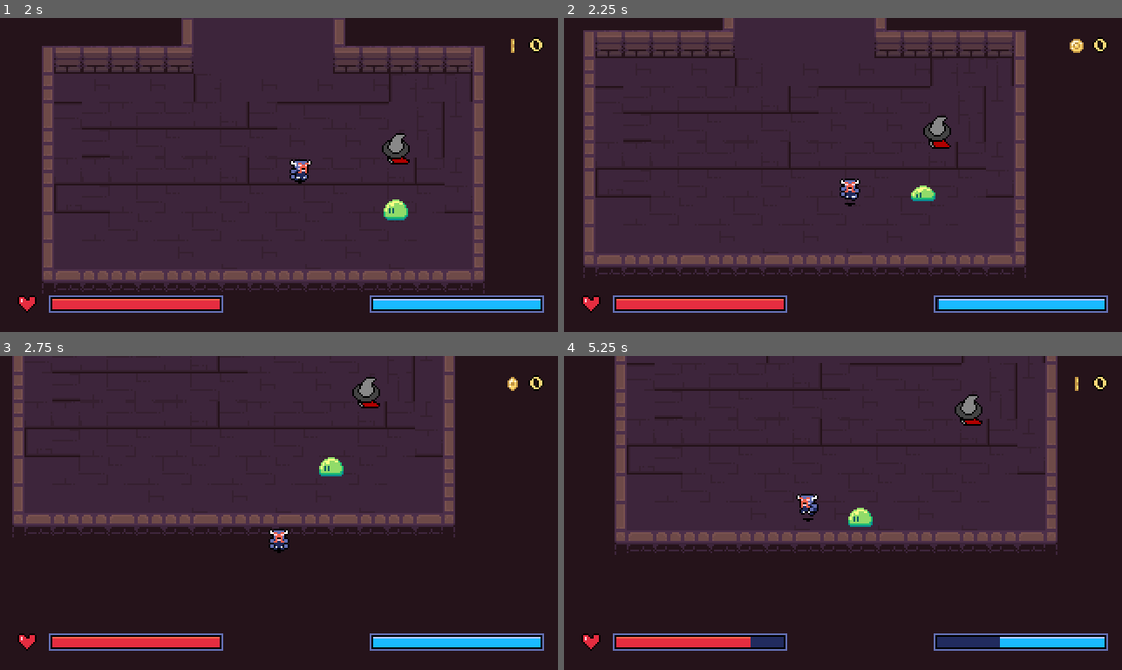
Above: before the commit, frames 1-4 (two rows, left to right).
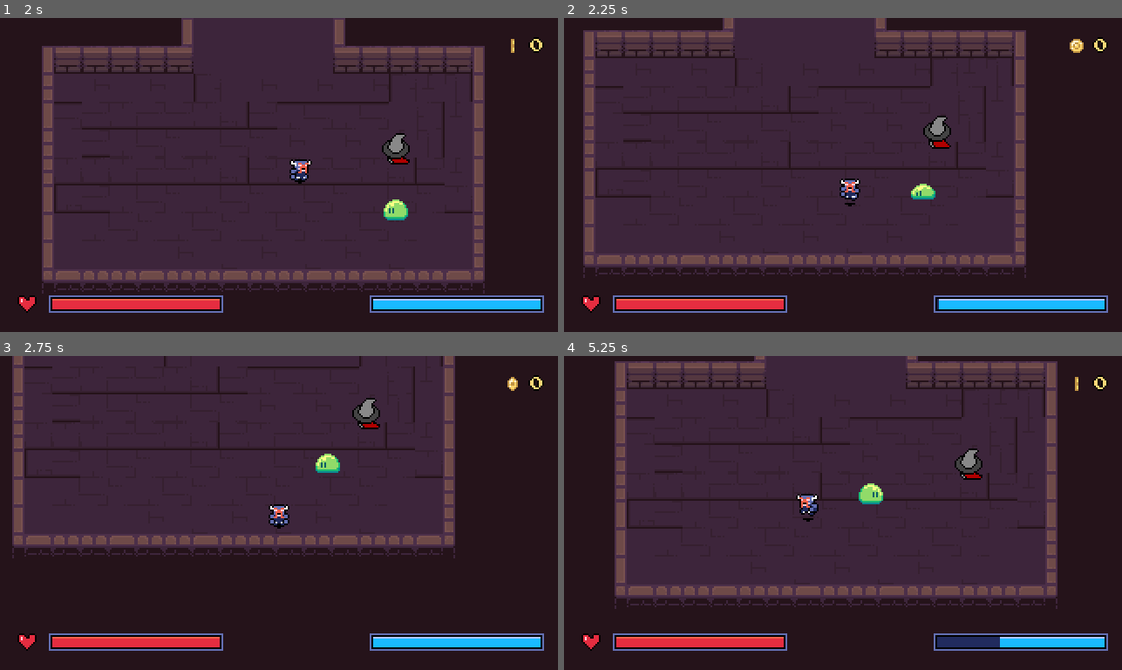
Above: after the commit, the same moments.

Repository: DaEpickid540/haven-2026
Game: Godot game, scene res://Scenes/main.tscn
The game is run twice, just before and just after one commit, with the same random seed, the same clock (stepped at 60 frames per second) and the same inputs.
Inputs (mouse positions are in pixels of both pictures, inside the frame that each line leads up to):
- Up to frame 1 (2 s): click "Start Game" at 0.5 s; move the mouse to (401, 159) at 1.27 s; hold Right (right) from 1.28 s (still down); tap J (attack) at 1.35 s; click (401, 159) at 1.42 s
- Up to frame 2 (2.25 s): move the mouse to (731, 190) at 2.02 s; release Right (right) at 2.03 s; hold Down (down) from 2.03 s (still down); tap X (dash) at 2.1 s
- Up to frame 3 (2.75 s): keep holding Down (down)
- Up to frame 4 (5.25 s): move the mouse to (898, 443) at 2.77 s; release Down (down) at 2.78 s; hold Right (right) 2.78-3.53 s; hold E (interact) 2.78-3.53 s; move the mouse to (815, 575) at 3.52 s; hold Up (up) 3.53-4.28 s; tap J (attack) at 3.6 s; click (815, 575) at 3.67 s; move the mouse to (1010, 560) at 4.27 s; hold X (dash) 4.28-5.03 s; hold Left (left) from 4.28 s (still down); move the mouse to (675, 465) at 5.02 s; tap E (interact) at 5.1 s

Frame 1 is identical in both runs. In frame 2, 0.1% of the frame differs, in the area x 62-67%, y 52-59%; in frame 3, 10%; in frame 4, 20%, in the area x 9-89%, y 0-93%.

Commit message:
Update

Diff:
--- a/Scenes/dungeon_room_1.tscn
+++ b/Scenes/dungeon_room_1.tscn
@@ -12,38 +12,37 @@
 [sub_resource type="RectangleShape2D" id="Shape_ExitToRoom2"]
 size = Vector2(48, 16)
 
-[node name="DungeonRoom1" type="Node2D"]
+[node name="DungeonRoom1" type="Node2D" unique_id=1989901149]
 script = ExtResource("1_room")
 
-[node name="Ground" type="TileMapLayer" parent="."]
+[node name="Ground" type="TileMapLayer" parent="." unique_id=493346528]
 tile_map_data = PackedByteArray("AADy//L/AAAIAAcAAADz//L/AAAIAAcAAAD0//L/AAAIAAcAAAD1//L/AAAIAAcAAAD2//L/AAAIAAcAAAD3// …(109360 unchanged characters)…
 tile_set = ExtResource("2_tiles")
 
-[node name="Decor" type="TileMapLayer" parent="."]
+[node name="Decor" type="TileMapLayer" parent="." unique_id=81967699]
 tile_map_data = PackedByteArray("AAAhAAIAAAAHAAcAAAAdAAMAAAAAAAkAAAAlAAMAAAAEAAcAAAAqAAMAAAAAAAkAAAAWAAQAAAAEAAYAAAAtAA …(576 unchanged characters)…
 tile_set = ExtResource("2_tiles")
 collision_enabled = false
 
-[node name="Entries" type="Node2D" parent="."]
+[node name="Entries" type="Node2D" parent="." unique_id=72796895]
 
-[node name="FromHub" type="Marker2D" parent="Entries"]
+[node name="FromHub" type="Marker2D" parent="Entries" unique_id=1215637287]
 position = Vector2(504, 648)
 
-[node name="FromRoom2" type="Marker2D" parent="Entries"]
+[node name="FromRoom2" type="Marker2D" parent="Entries" unique_id=349680316]
 position = Vector2(552, 88)
 
-[node name="ExitToHub" type="Area2D" parent="."]
+[node name="ExitToHub" type="Area2D" parent="." unique_id=2067133223]
 position = Vector2(504, 752)
 collision_layer = 0
 collision_mask = 3
 script = ExtResource("4_exit")
 target_scene = "res://Scenes/dunegon_hub.tscn"
-target_entry = ""
 
-[node name="CollisionShape2D" type="CollisionShape2D" parent="ExitToHub"]
+[node name="CollisionShape2D" type="CollisionShape2D" parent="ExitToHub" unique_id=1335850538]
 shape = SubResource("Shape_ExitToHub")
 
-[node name="ExitToRoom2" type="Area2D" parent="."]
+[node name="ExitToRoom2" type="Area2D" parent="." unique_id=1858688379]
 position = Vector2(552, 24)
 collision_layer = 0
 collision_mask = 3
@@ -51,113 +50,114 @@
 target_scene = "res://Scenes/dungeon_room_2.tscn"
 target_entry = "FromRoom1"
 
-[node name="CollisionShape2D" type="CollisionShape2D" parent="ExitToRoom2"]
+[node name="CollisionShape2D" type="CollisionShape2D" parent="ExitToRoom2" unique_id=438665610]
 shape = SubResource("Shape_ExitToRoom2")
 
-[node name="Coins" type="Node2D" parent="."]
+[node name="Coins" type="Node2D" parent="." unique_id=1328541631]
 
-[node name="Coin1" parent="Coins" instance=ExtResource("5_coin")]
+[node name="Coin1" parent="Coins" unique_id=1460576046 instance=ExtResource("5_coin")]
 position = Vector2(72, 456)
+collision_layer = 9
 
-[node name="Coin2" parent="Coins" instance=ExtResource("5_coin")]
+[node name="Coin2" parent="Coins" unique_id=52860813 instance=ExtResource("5_coin")]
 position = Vector2(88, 456)
 
-[node name="Coin3" parent="Coins" instance=ExtResource("5_coin")]
+[node name="Coin3" parent="Coins" unique_id=134376837 instance=ExtResource("5_coin")]
 position = Vector2(72, 472)
 
-[node name="Coin4" parent="Coins" instance=ExtResource("5_coin")]
+[node name="Coin4" parent="Coins" unique_id=9082856 instance=ExtResource("5_coin")]
 position = Vector2(168, 456)
 
-[node name="Coin5" parent="Coins" instance=ExtResource("5_coin")]
+[node name="Coin5" parent="Coins" unique_id=1322006921 instance=ExtResource("5_coin")]
 position = Vector2(168, 584)
 
-[node name="Coin6" parent="Coins" instance=ExtResource("5_coin")]
+[node name="Coin6" parent="Coins" unique_id=2061845012 instance=ExtResource("5_coin")]
 position = Vector2(152, 584)
 
-[node name="Coin7" parent="Coins" instance=ExtResource("5_coin")]
+[node name="Coin7" parent="Coins" unique_id=1358583457 instance=ExtResource("5_coin")]
 position = Vector2(72, 584)
 
-[node name="Coin8" parent="Coins" instance=ExtResource("5_coin")]
+[node name="Coin8" parent="Coins" unique_id=1038635383 instance=ExtResource("5_coin")]
 position = Vector2(120, 520)
 
-[node name="Coin9" parent="Coins" instance=ExtResource("5_coin")]
+[node name="Coin9" parent="Coins" unique_id=2067601995 instance=ExtResource("5_coin")]
 position = Vector2(56, 120)
 
-[node name="Coin10" parent="Coins" instance=ExtResource("5_coin")]
+[node name="Coin10" parent="Coins" unique_id=37764106 instance=ExtResource("5_coin")]
 position = Vector2(72, 120)
 
-[node name="Coin11" parent="Coins" instance=ExtResource("5_coin")]
+[node name="Coin11" parent="Coins" unique_id=395016262 instance=ExtResource("5_coin")]
 position = Vector2(200, 120)
 
-[node name="Coin12" parent="Coins" instance=ExtResource("5_coin")]
+[node name="Coin12" parent="Coins" unique_id=1101424223 instance=ExtResource("5_coin")]
 position = Vector2(200, 200)
 
-[node name="Coin13" parent="Coins" instance=ExtResource("5_coin")]
+[node name="Coin13" parent="Coins" unique_id=775072208 instance=ExtResource("5_coin")]
 position = Vector2(56, 200)
 
-[node name="Coin14" parent="Coins" instance=ExtResource("5_coin")]
+[node name="Coin14" parent="Coins" unique_id=1607360303 instance=ExtResource("5_coin")]
 position = Vector2(936, 152)
 
-[node name="Coin15" parent="Coins" instance=ExtResource("5_coin")]
+[node name="Coin15" parent="Coins" unique_id=829262871 instance=ExtResource("5_coin")]
 position = Vector2(936, 168)
 
-[node name="Coin16" parent="Coins" instance=ExtResource("5_coin")]
+[node name="Coin16" parent="Coins" unique_id=1704995534 instance=ExtResource("5_coin")]
 position = Vector2(920, 152)
 
-[node name="Coin17" parent="Coins" instance=ExtResource("5_coin")]
+[node name="Coin17" parent="Coins" unique_id=1628291956 instance=ExtResource("5_coin")]
 position = Vector2(904, 312)
 
-[node name="Coin18" parent="Coins" instance=ExtResource("5_coin")]
+[node name="Coin18" parent="Coins" unique_id=1378175552 instance=ExtResource("5_coin")]
 position = Vector2(920, 312)
 
-[node name="Coin19" parent="Coins" instance=ExtResource("5_coin")]
+[node name="Coin19" parent="Coins" unique_id=1734639578 instance=ExtResource("5_coin")]
 position = Vector2(936, 312)
 
-[node name="Coin20" parent="Coins" instance=ExtResource("5_coin")]
+[node name="Coin20" parent="Coins" unique_id=1519326868 instance=ExtResource("5_coin")]
 position = Vector2(792, 152)
 
-[node name="Coin21" parent="Coins" instance=ExtResource("5_coin")]
+[node name="Coin21" parent="Coins" unique_id=1261811487 instance=ExtResource("5_coin")]
 position = Vector2(808, 152)
 
-[node name="Coin22" parent="Coins" instance=ExtResource("5_coin")]
+[node name="Coin22" parent="Coins" unique_id=284336301 instance=ExtResource("5_coin")]
 position = Vector2(392, 88)
 
-[node name="Coin23" parent="Coins" instance=ExtResource("5_coin")]
+[node name="Coin23" parent="Coins" unique_id=1202929980 instance=ExtResource("5_coin")]
 position = Vector2(728, 88)
 
-[node name="Coin24" parent="Coins" instance=ExtResource("5_coin")]
+[node name="Coin24" parent="Coins" unique_id=1456749569 instance=ExtResource("5_coin")]
 position = Vector2(392, 280)
 
-[node name="Coin25" parent="Coins" instance=ExtResource("5_coin")]
+[node name="Coin25" parent="Coins" unique_id=704535273 instance=ExtResource("5_coin")]
 position = Vector2(728, 280)
 
-[node name="EnemySpawns" type="Node2D" parent="."]
+[node name="EnemySpawns" type="Node2D" parent="." unique_id=1710383374]
 
-[node name="Guard1" type="Marker2D" parent="EnemySpawns"]
+[node name="Guard1" type="Marker2D" parent="EnemySpawns" unique_id=1066277987]
 position = Vector2(120, 488)
 
-[node name="Guard2" type="Marker2D" parent="EnemySpawns"]
+[node name="Guard2" type="Marker2D" parent="EnemySpawns" unique_id=2103480926]
 position = Vector2(136, 152)
 
-[node name="Guard3" type="Marker2D" parent="EnemySpawns"]
+[node name="Guard3" type="Marker2D" parent="EnemySpawns" unique_id=1774752047]
 position = Vector2(824, 232)
 
-[node name="Guard4" type="Marker2D" parent="EnemySpawns"]
+[node name="Guard4" type="Marker2D" parent="EnemySpawns" unique_id=2053754375]
 position = Vector2(904, 232)
 
-[node name="Guard5" type="Marker2D" parent="EnemySpawns"]
+[node name="Guard5" type="Marker2D" parent="EnemySpawns" unique_id=398313219]
 position = Vector2(504, 248)
 
-[node name="Guard6" type="Marker2D" parent="EnemySpawns"]
+[node name="Guard6" type="Marker2D" parent="EnemySpawns" unique_id=1021566303]
 position = Vector2(648, 104)
 
-[node name="Guard7" type="Marker2D" parent="EnemySpawns"]
+[node name="Guard7" type="Marker2D" parent="EnemySpawns" unique_id=403842021]
 position = Vector2(504, 472)
 
-[node name="Player" parent="." instance=ExtResource("3_player")]
+[node name="Player" parent="." unique_id=705310427 instance=ExtResource("3_player")]
 position = Vector2(504, 648)
 
-[node name="Camera2D" type="Camera2D" parent="Player"]
+[node name="Camera2D" type="Camera2D" parent="Player" unique_id=469905463]
 process_callback = 0
 limit_left = -32
 limit_top = -32
--- a/Scenes/player.tscn
+++ b/Scenes/player.tscn
@@ -5,6 +5,9 @@
 [ext_resource type="PackedScene" uid="uid://b3hilkve4j1uw" path="res://Scenes/PauseMenu.tscn" id="2_pause"]
 [ext_resource type="PackedScene" path="res://Scenes/hud.tscn" id="3_hud"]
 [ext_resource type="PackedScene" path="res://Scenes/death_screen.tscn" id="4_death"]
+
+[sub_resource type="CircleShape2D" id="CircleShape2D_0wjns"]
+radius = 5.0
 
 [sub_resource type="Animation" id="Animation_v0iea"]
 resource_name = "Idle"
@@ -228,7 +231,7 @@
 
 [sub_resource type="Animation" id="Animation_death"]
 resource_name = "death"
-length = 0.39999999999999997
+length = 0.4
 step = 0.1
 tracks/0/type = "value"
 tracks/0/imported = false
@@ -552,12 +555,13 @@
 nodes/StateMachine/position = Vector2(26.666666, 106.666664)
 node_connections = [&"output", 0, &"StateMachine"]
 
-[sub_resource type="CircleShape2D" id="CircleShape2D_0wjns"]
-radius = 5.0
-
 [node name="Player" type="CharacterBody2D" unique_id=222476482 groups=["Player", "player"]]
-collision_layer = 2
+collision_layer = 3
 script = ExtResource("1_cvnsp")
+
+[node name="BodyCollisionShape2D" type="CollisionShape2D" parent="." unique_id=1168148948]
+position = Vector2(0, 3)
+shape = SubResource("CircleShape2D_0wjns")
 
 [node name="Sprite2D" type="Sprite2D" parent="." unique_id=880345902]
 z_index = 1
--- a/Scripts/enemy.gd
+++ b/Scripts/enemy.gd
@@ -97,6 +97,7 @@
 		_try_attack_player(player)
 
 
+
 func _try_attack_player(player: Player) -> void:
 	if _attack_cooldown > 0.0:
 		return
Not shown: 1 places in Scenes/dungeon_room_1.tscn that only renumber resources
